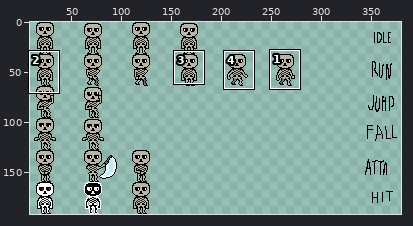
Two states of a sprite sheet, res/Skeleton_2.png. Above: a wide view before the commit, with the close-up outlined.
Close-up. First the earlier version:
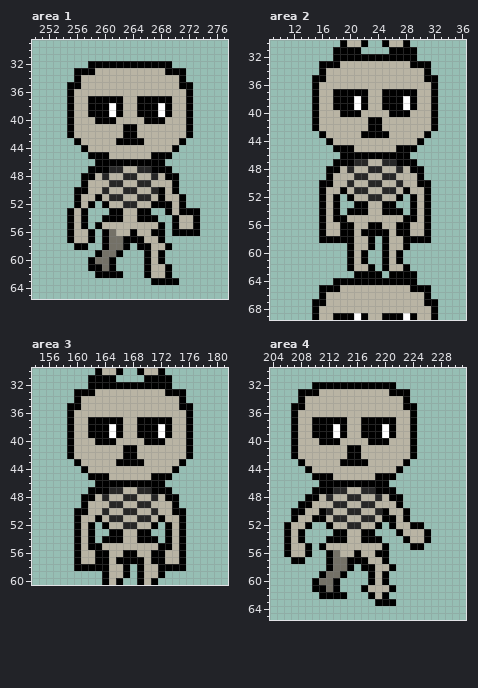
The file is 384x192 pixels. Shown: area 1: x 250..277, y 29..65; area 2: x 9..36, y 30..69; area 3: x 154..181, y 30..60; area 4: x 204..231, y 30..65. The wide view leaves out empty margins. The commit also changed other parts of the picture, which this record leaves out.
Once edited:
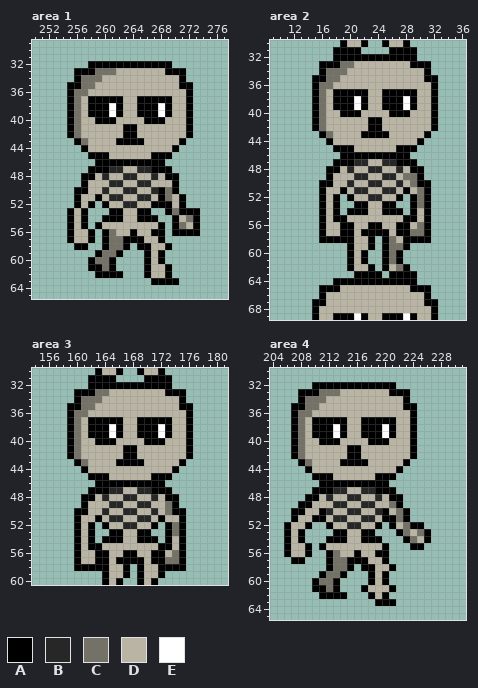
Palette (. is transparent): A #000000  B #272727  C #747167  D #b9b4a4  E #ffffff
The edit:
Area 1:
The author changed colour D to colour C in row 33 at x 259 to 261; in row 34 at x 257 to 259; in row 35 at x 257 to 258; in row 36 at x 256 to 257; in rows 37 to 42 at x 256; in row 43 at x 257.
The author changed colour D to colour C in rows 50 to 51 at x 269; in row 53 at x 270; in row 54 at x 272; in row 55 at x 271.
Area 2:
The author changed colour D to colour C in row 33 at x 19 to 20; in row 34 at x 17 to 19; in row 35 at x 17 to 18; in row 36 at x 16 to 17; in rows 37 to 42 at x 16; in row 43 at x 17.
The author changed colour D to colour C in row 49 at x 28 to 29; in row 50 at x 29; in rows 51 to 53 at x 30; in row 56 at x 30; in row 57 at x 29 to 30; in row 58 at x 26.
The author changed colour D to colour C in row 59 at x 26 to 27; in rows 60 to 61 at x 26; in row 62 at x 27.
Area 3:
The author changed colour D to colour C in row 33 at x 163 to 164; in row 34 at x 161 to 163; in row 35 at x 161 to 162; in row 36 at x 160 to 161; in rows 37 to 42 at x 160; in row 43 at x 161.
The author changed colour D to colour C in rows 49 to 50 at x 173; in rows 52 to 53 at x 174; in row 56 at x 174; in row 57 at x 173 to 174.
Area 4:
The author changed colour D to colour C in row 33 at x 211 to 213; in row 34 at x 209 to 211; in row 35 at x 209 to 210; in row 36 at x 208 to 209; in rows 37 to 42 at x 208; in row 43 at x 209.
The author changed colour D to colour C in row 49 at x 221; in rows 50 to 51 at x 222; in row 52 at x 223; in row 53 at x 223 and 225; in row 54 at x 224.
